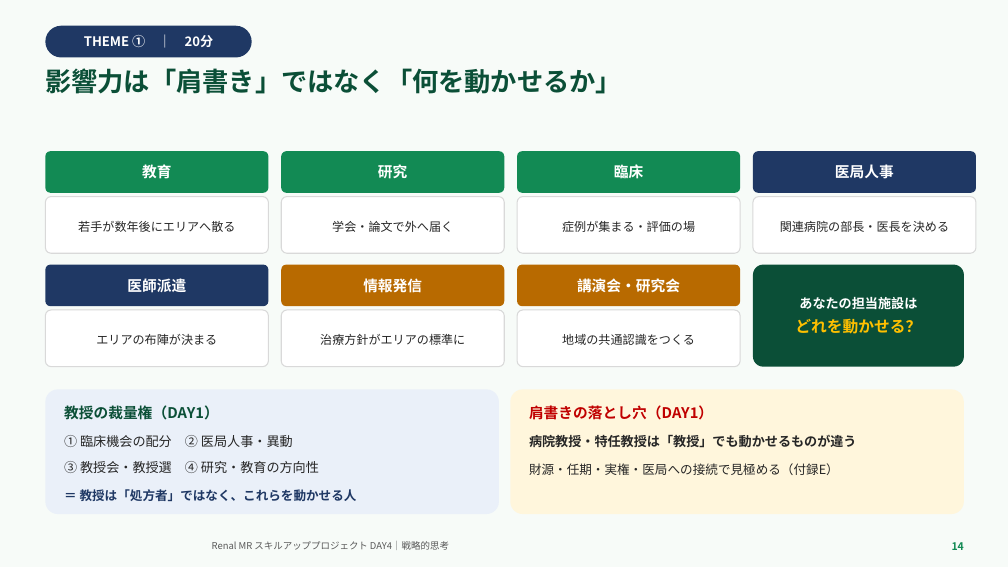
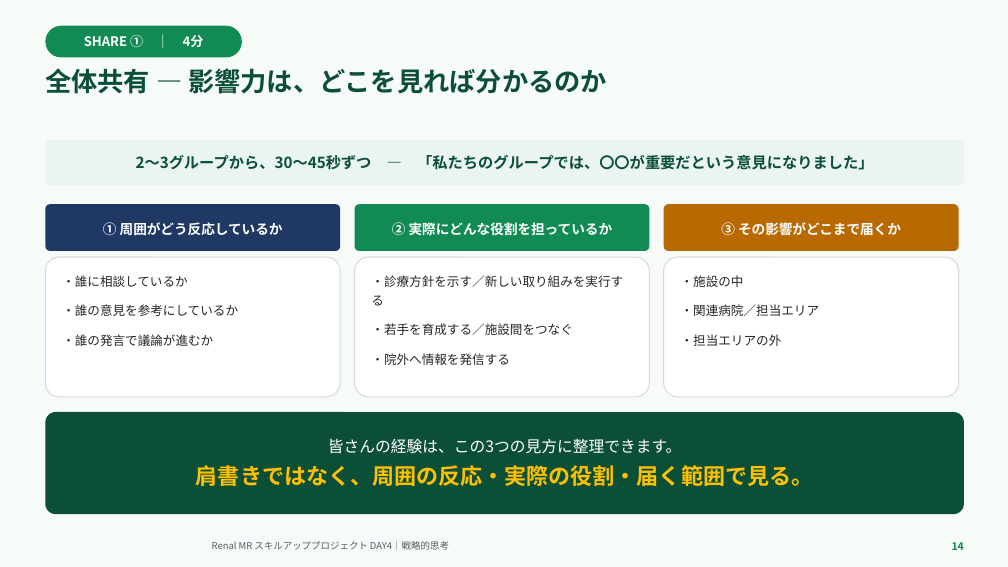
Before and after one commit to TAKUYA-1187/Claude, a slide deck: slide 14 of novartis_training/DAY4_ちょっと分かるだけで世界が変わる.pptx. Drawn at 1008x567 pixels with LibreOffice and Linux fonts; fonts in the diff are those of the drawing; background and template pictures are left out. Boxes give left, top, right and bottom in pixels: in the first picture for what was removed or moved away, otherwise in the second. Text is boxed around its words. In the diff, an @@ line names an element or a change of style, - is before the commit and + after.

```diff
--- a/novartis_training/DAY4_ちょっと分かるだけで世界が変わる.pptx
+++ b/novartis_training/DAY4_ちょっと分かるだけで世界が変わる.pptx
@@ rounded rectangle "SHARE ① ｜ 4分" resized from (x1=45, y1=26, x2=252, y2=57) to (x1=45, y1=26, x2=242, y2=57) @@
@@ rounded rectangle "SHARE ① ｜ 4分" at (x1=45, y1=26, x2=242, y2=57): fill #1F3864 to #128A54 @@
@@ text in rounded rectangle at (x1=84, y1=35, x2=204, y2=47): text changed @@
-THEME ① ｜ 20分
+SHARE ① ｜ 4分
@@ text at (x1=45, y1=68, x2=607, y2=94): text changed @@
-影響力は「肩書き」ではなく「何を動かせるか」
+全体共有 — 影響力は、どこを見れば分かるのか
@@ rounded rectangle added at (x1=45, y1=140, x2=964, y2=185), fill #E9F5EE, 14.5 pt, text #0B4F37, bold @@
+2〜3グループから、30〜45秒ずつ — 「私たちのグループでは、〇〇が重要だという意見になりました」
@@ rounded rectangle removed at (x1=45, y1=151, x2=268, y2=193) @@
-教育
@@ rounded rectangle removed at (x1=281, y1=151, x2=504, y2=193) @@
-研究
@@ rounded rectangle removed at (x1=517, y1=151, x2=740, y2=193) @@
-臨床
@@ rounded rectangle removed at (x1=753, y1=151, x2=976, y2=193) @@
-医局人事
@@ rounded rectangle "① 周囲がどう反応しているか" resized from (x1=45, y1=197, x2=268, y2=253) to (x1=45, y1=204, x2=340, y2=251) @@
@@ rounded rectangle "① 周囲がどう反応しているか" at (x1=45, y1=204, x2=340, y2=251): fill #FFFFFF to #1F3864; outline #D9D9D9 1 pt to none @@
@@ rounded rectangle "② 実際にどんな役割を担っているか" resized from (x1=281, y1=197, x2=504, y2=253) to (x1=355, y1=204, x2=650, y2=251) @@
@@ rounded rectangle "② 実際にどんな役割を担っているか" at (x1=355, y1=204, x2=650, y2=251): fill #FFFFFF to #128A54; outline #D9D9D9 1 pt to none @@
@@ rounded rectangle "③ その影響がどこまで届くか" resized from (x1=517, y1=197, x2=740, y2=253) to (x1=664, y1=204, x2=959, y2=251) @@
@@ rounded rectangle "③ その影響がどこまで届くか" at (x1=664, y1=204, x2=959, y2=251): fill #FFFFFF to #B86A00; outline #D9D9D9 1 pt to none @@
@@ text in rounded rectangle at (x1=103, y1=222, x2=283, y2=236): text changed; size 11.5 to 13 pt; text colour #262626 to #FFFFFF; bold on @@
-若手が数年後にエリアへ散る
+① 周囲がどう反応しているか
@@ text in rounded rectangle at (x1=392, y1=222, x2=613, y2=236): text changed; size 11.5 to 13 pt; text colour #262626 to #FFFFFF; bold on @@
-学会・論文で外へ届く
+② 実際にどんな役割を担っているか
@@ text in rounded rectangle at (x1=721, y1=222, x2=901, y2=236): text changed; size 11.5 to 13 pt; text colour #262626 to #FFFFFF; bold on @@
-症例が集まる・評価の場
+③ その影響がどこまで届くか
@@ rounded rectangle removed at (x1=45, y1=265, x2=268, y2=306) @@
-医師派遣
@@ rounded rectangle added at (x1=45, y1=257, x2=340, y2=397), fill #FFFFFF, outline #D9D9D9 1 pt, 12 pt, text #262626 @@
+・誰に相談しているか
+・誰の意見を参考にしているか
+・誰の発言で議論が進むか
@@ rounded rectangle removed at (x1=281, y1=265, x2=504, y2=306) @@
-情報発信
@@ rounded rectangle added at (x1=355, y1=257, x2=650, y2=397), fill #FFFFFF, outline #D9D9D9 1 pt, 12 pt, text #262626 @@
+・診療方針を示す／新しい取り組みを実行する
+・若手を育成する／施設間をつなぐ
+・院外へ情報を発信する
@@ rounded rectangle removed at (x1=517, y1=265, x2=740, y2=306) @@
-講演会・研究会
@@ rounded rectangle added at (x1=664, y1=257, x2=959, y2=397), fill #FFFFFF, outline #D9D9D9 1 pt, 12 pt, text #262626 @@
+・施設の中
+・関連病院／担当エリア
+・担当エリアの外
@@ rounded rectangle removed at (x1=753, y1=265, x2=964, y2=367) @@
-あなたの担当施設は
-どれを動かせる？
@@ rounded rectangle removed at (x1=45, y1=310, x2=268, y2=367) @@
-エリアの布陣が決まる
@@ rounded rectangle removed at (x1=281, y1=310, x2=504, y2=367) @@
-治療方針がエリアの標準に
@@ rounded rectangle removed at (x1=517, y1=310, x2=740, y2=367) @@
-地域の共通認識をつくる
@@ rounded rectangle removed at (x1=45, y1=389, x2=499, y2=514) @@
-教授の裁量権（DAY1）
-① 臨床機会の配分 ② 医局人事・異動
-③ 教授会・教授選 ④ 研究・教育の方向性
-＝ 教授は「処方者」ではなく、これらを動かせる人
@@ rounded rectangle removed at (x1=510, y1=389, x2=964, y2=514) @@
-肩書きの落とし穴（DAY1）
-病院教授・特任教授は「教授」でも動かせるものが違う
-財源・任期・実権・医局への接続で見極める（付録E）
@@ rounded rectangle "皆さんの経験は、この3つの見方に整理できます。" resized from (x1=753, y1=197, x2=976, y2=253) to (x1=45, y1=412, x2=964, y2=514) @@
@@ rounded rectangle "皆さんの経験は、この3つの見方に整理できます。" at (x1=45, y1=412, x2=964, y2=514): fill #FFFFFF to #0B4F37; outline #D9D9D9 1 pt to none @@
@@ text in rounded rectangle at (x1=196, y1=438, x2=813, y2=486): text changed; size 11.5 to 21 pt; text colour #262626 to #FFC000; bold on @@
-関連病院の部長・医長を決める
+皆さんの経験は、この3つの見方に整理できます。
+肩書きではなく、周囲の反応・実際の役割・届く範囲で見る。
```
Also in this commit, not shown: 24 other slides changed, 5 slides added, 4 slides removed, 2 other files.
